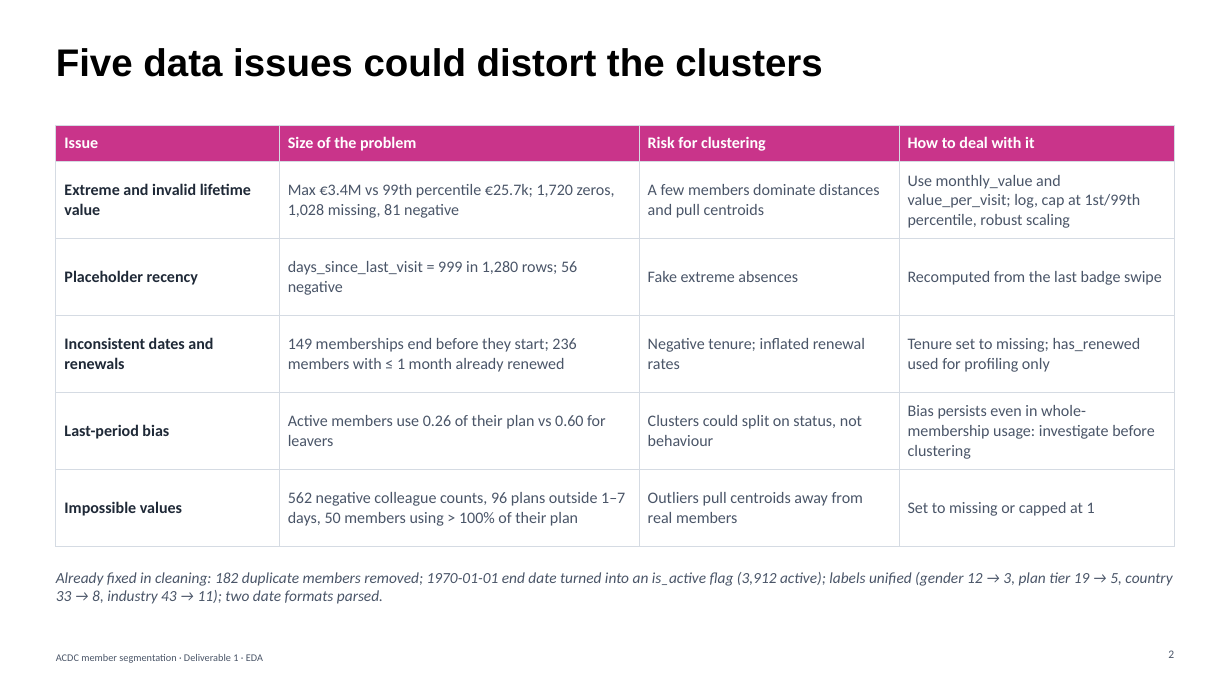
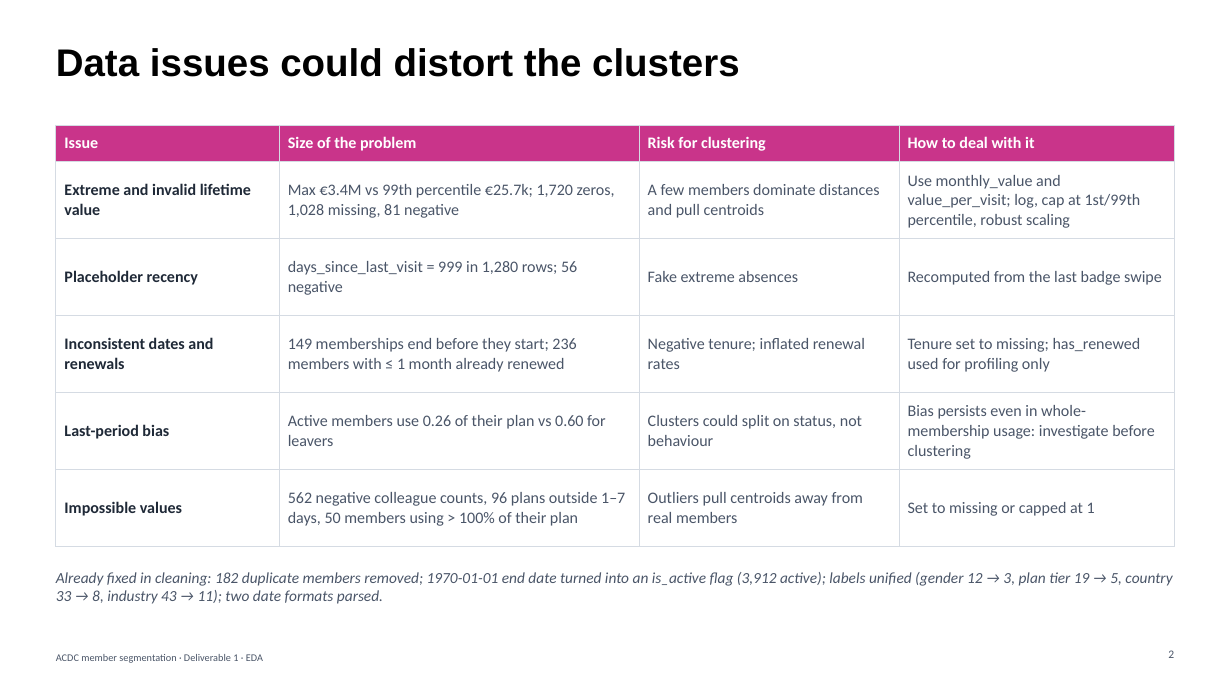
Before and after one commit to jfmenezes/Data-Mining-Project, a slide deck: slide 2 of Slides/Group34_EDA_Slides.pptx. Drawn at 1232x693 pixels with LibreOffice and Linux fonts; fonts in the diff are those of the drawing. Boxes give left, top, right and bottom in pixels: in the first picture for what was removed or moved away, otherwise in the second. Text is boxed around its words. In the diff, an @@ line names an element or a change of style, - is before the commit and + after.

```diff
--- a/Slides/Group34_EDA_Slides.pptx
+++ b/Slides/Group34_EDA_Slides.pptx
@@ text at (x1=56, y1=48, x2=740, y2=77): text changed @@
-Five data issues could distort the clusters
+Data issues could distort the clusters
```
Also in this commit, not shown: 4 other slides changed, 4 other files.
